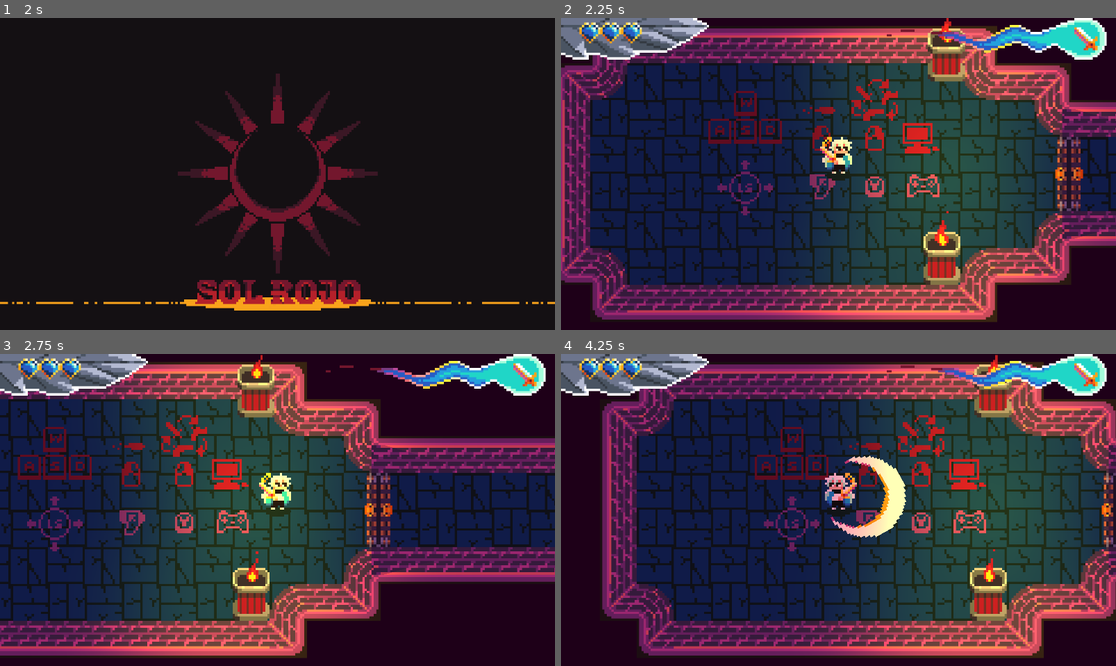
Above: before the commit, frames 1-4 (two rows, left to right).
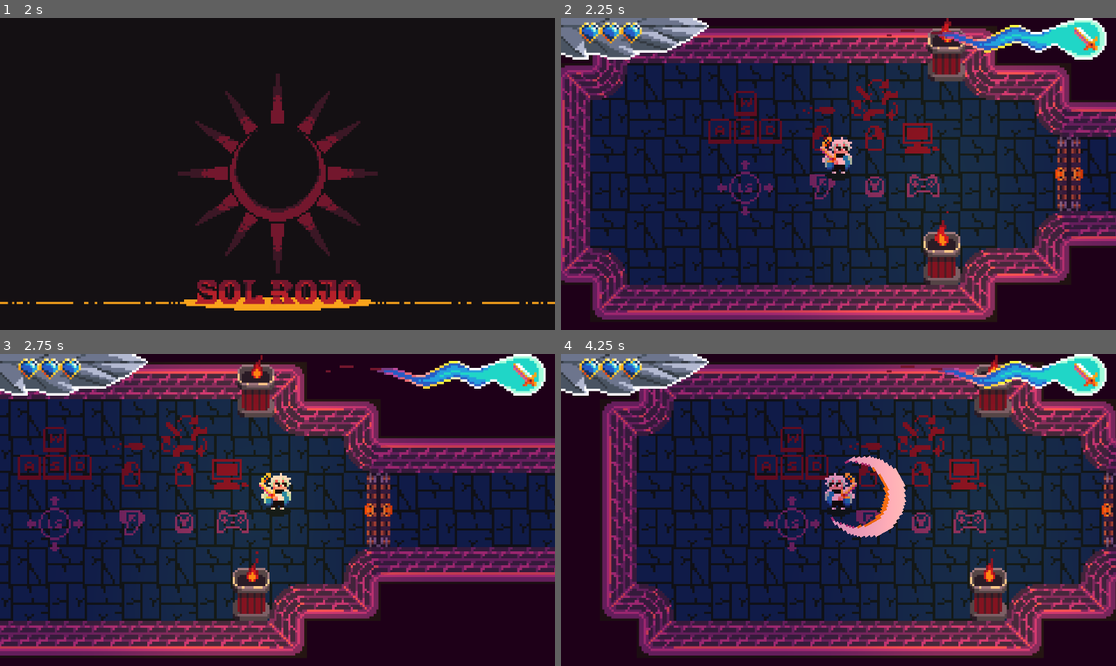
Above: after the commit, the same moments.

Repository: NielsOuvrard/TheShadowOfHeaven
Game: Godot game, scene res://Scenes/SplashScreen.tscn
Same seed, same stepped clock (60 frames per second), same inputs: the game is played once before the commit and once after it.
Inputs (mouse positions are in pixels of both pictures, inside the frame that each line leads up to):
- Up to frame 1 (2 s): tap Enter at 0.5 s; move the mouse to (399, 158) at 0.52 s; hold Right (move_right) 0.53-1.25 s; hold Q (change_weapon) 0.53-1.25 s; click (399, 158) at 0.67 s; tap Space at 1.25 s; drag from (166, 189) to (249, 236) at 1.27 s
- Up to frame 2 (2.25 s): tap Enter at 2 s; move the mouse to (894, 105) at 2.02 s; hold Right (move_right) from 2.03 s (still down); hold F (interact) from 2.03 s (still down)
- Up to frame 3 (2.75 s): keep holding Right (move_right); keep holding F (interact)
- Up to frame 4 (4.25 s): release Right (move_right) at 2.75 s; release F (interact) at 2.75 s; drag from (810, 572) to (827, 478) at 2.77 s; move the mouse to (1005, 556) at 3.52 s; press the mouse at (1005, 556) at 3.53 s; hold Left (move_left) from 3.53 s (still down)

Frame 1 is identical in both runs. In frame 2, 26% of the frame differs, in the area x 40-98%, y 0-97%; in frame 3, 26%; in frame 4, 26%, in the area x 48-100%, y 0-97%.

Commit message:
Tortch script gives back color and level of luminecence
torch WIP

Diff:
--- a/Scenes/torch.tscn
+++ b/Scenes/torch.tscn
@@ -1,5 +1,6 @@
-[gd_scene load_steps=12 format=3 uid="uid://cy2atdt0bqntm"]
+[gd_scene load_steps=13 format=3 uid="uid://cy2atdt0bqntm"]
 
+[ext_resource type="Script" path="res://Scripts/torch.gd" id="1_twvyy"]
 [ext_resource type="Texture2D" uid="uid://bv1f68b0dkmkw" path="res://Assets/World/Fire.png" id="1_xdjud"]
 [ext_resource type="Texture2D" uid="uid://b0606qmktrjkd" path="res://Assets/light_halo.png" id="2_ftp3d"]
 
@@ -66,6 +67,8 @@
 [node name="Torch" type="StaticBody2D"]
 collision_layer = 16
 collision_mask = 5
+script = ExtResource("1_twvyy")
+energy = 0.335
 
 [node name="AnimatedSprite2D" type="AnimatedSprite2D" parent="."]
 sprite_frames = SubResource("SpriteFrames_sh6yb")
@@ -75,7 +78,8 @@
 
 [node name="PointLight2D" type="PointLight2D" parent="."]
 scale = Vector2(0.2, 0.2)
-color = Color(0.944724, 0.871354, 0, 1)
+color = Color(0.945098, 1, 0, 1)
+energy = 0.66
 shadow_enabled = true
 texture = ExtResource("2_ftp3d")
 
--- /dev/null
+++ b/Scripts/torch.gd
@@ -0,0 +1,11 @@
+extends StaticBody2D
+
+@onready var point_light_2d: PointLight2D = $PointLight2D
+
+@export var color : Color = Color("f1de00")
+@export_range(0.01, 1) var energy: float = 0.5
+
+
+func _ready() -> void:
+	point_light_2d.color = color
+	point_light_2d.energy = energy
